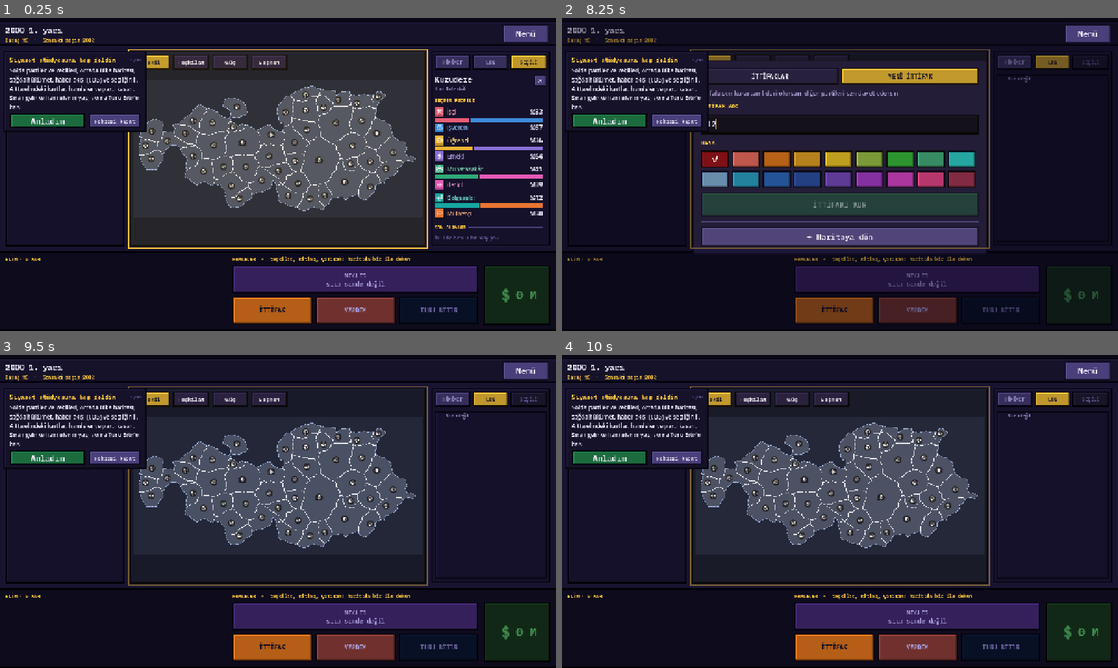
Above: before the commit, frames 1-4 (two rows, left to right).
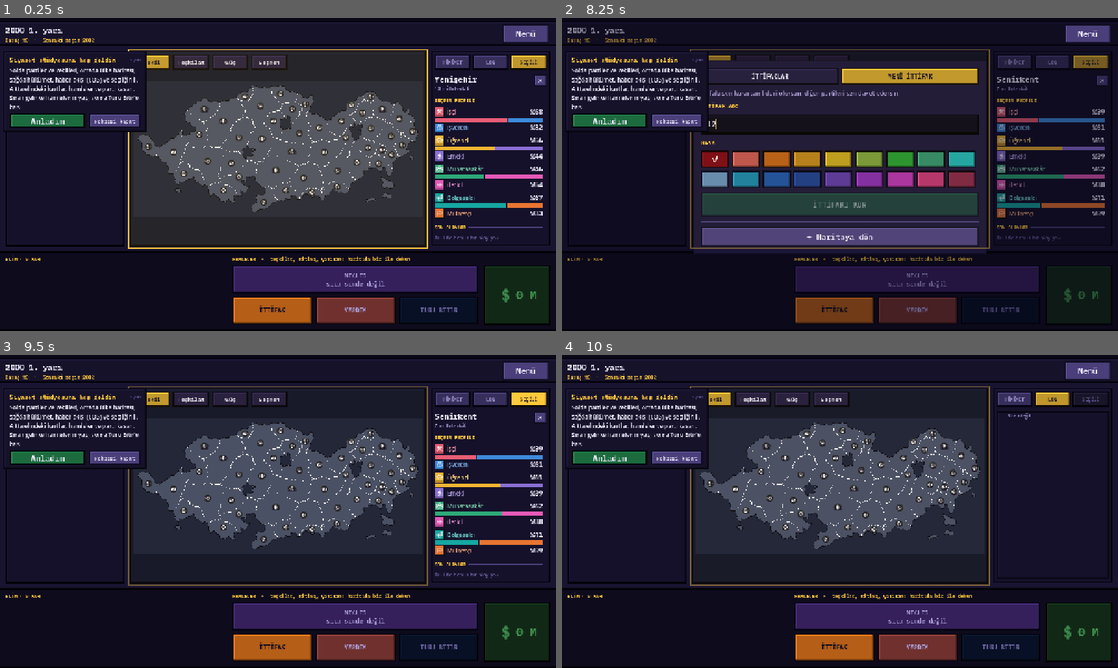
Above: after the commit, the same moments.

Repository: TriQue06/siyaset_oyunu_test_experimental
Game: Godot game, scene res://scenes/GameScreen.tscn
Same seed, same stepped clock (60 frames per second), same inputs: the game is played once before the commit and once after it. This scene is started directly instead of the project's main scene. Sound files missing from this copy of the repository are replaced by a short silence.
Inputs (mouse positions are in pixels of both pictures, inside the frame that each line leads up to):
- Up to frame 1 (0.25 s): no input
- Up to frame 2 (8.25 s): click "Menü" at 0.5 s; click "NORMAL" at 1.25 s; click "NORMAL" at 2 s; click "DEVAM ET · ESC" at 2.75 s; click "VEKİL" at 3.5 s; click "PUAN" at 4.25 s; click "HÜKÜMET" at 5 s; click "LOG" at 5.75 s; click "MECLİS sıra sende değil" at 6.5 s; click "İTTİFAK" at 7.25 s; click (840, 124) at 8.02 s; type "12" at 8.1 s
- Up to frame 3 (9.5 s): click (528, 398) at 8.75 s, where only the run after the commit has a clickable "SEÇİLİ"
- Up to frame 4 (10 s): click (1101, 417) at 9.5 s, where only the run after the commit has a clickable "✕"

The runs differ from the first frame. In frame 1, 7.5% of the frame differs, in the area x 24-98%, y 18-64%; in frame 2, 2.7%; in frame 3, 10%, in the area x 24-99%, y 12-72%; in frame 4, 7.1%.

Commit message:
Sürüm 0.0.262: ülke haritası gerçek seçim haritaları tarzında
Referans: Türkiye 2023, İspanya 2023 ve Yunanistan 2023 seçim haritaları.
- Daha ince hücreler (6 birim), az yumuşatma ve iki ölçekli kıvrım: sınırlar
  köşeli ve kırışık, yuvarlak kabarcık değil.
- Tohum yoğunluğu alanı: kıyıda ve haritanın bir yakasında küçük, içerde ve
  öbür yakada büyük iller; arazi gürültüsüyle uzamış şekiller.
- İç kesimlerde göller; küçük adalar en yakın ile bağlanır, büyük adalar il.
- Çizim: ince beyaz il sınırı, ince koyu kıyı (açık mavi kıyı parıltısı yok).
- Üçgenleme önbelleği: üretimden sonra çizim ~35 ms; toplam ~0,5 sn.

Co-Authored-By: Claude Opus 5.5 <noreply@anthropic.com>

Diff:
--- a/siyaset-oyunu/project.godot
+++ b/siyaset-oyunu/project.godot
@@ -11,7 +11,7 @@
 [application]
 
 config/name="Siyaset Oyunu"
-config/version="0.0.261"
+config/version="0.0.262"
 run/main_scene="res://scenes/Lobby.tscn"
 config/quit_on_go_back=false
 config/features=PackedStringArray("4.7", "Forward Plus")
--- a/siyaset-oyunu/scripts/country_generator.gd
+++ b/siyaset-oyunu/scripts/country_generator.gd
@@ -6,16 +6,19 @@
 ## YÖNTEM (Azgaar tarzı):
 ##   1. Harita binlerce küçük hücreye bölünür: sarsılmış ızgara noktaları ve
 ##      onların Voronoi hücreleri (Delaunay üçgenlemesinin çevrel merkezleri).
-##   2. Kara: gürültü (fbm) + eliptik düşüş + birkaç yarımada tümseği; eşik,
-##      karanın payı LAND_FRACTION olacak şekilde seçilir. En büyük kara
-##      parçası ve yeterince büyük adalar kalır, göller doldurulur.
-##   3. İller: dengeli dağılmış tohum hücrelerden çok kaynaklı Dijkstra ile
-##      büyür. Kenar maliyeti "sırt" gürültüsüyle artar: sınırlar dağ sırtı ve
-##      vadi gibi doğal çizgilere oturur; her tohumun kendi hızı il boylarını
-##      çeşitlendirir (büyükşehirler küçük, kırsal büyük).
-##   4. Çizim (geometry): hücre köşelerinden sınırda olanlar, iki komşusunun
-##      ortalamasına doğru birkaç kez çekilir (kavşaklar sabit). İki il AYNI
-##      köşeleri paylaştığı için yumuşatılmış sınırlar yine kusursuz oturur.
+##   2. Kara: gürültü (fbm) + eliptik düşüş + birkaç yarımada tümseği + ince
+##      kıyı gürültüsü; eşik, karanın payı LAND_FRACTION olacak şekilde seçilir.
+##      Küçük adacıklar en yakın ile bağlanır, büyük adalar kendi ilidir; iç
+##      kesimlere birkaç GÖL oyulur.
+##   3. İller: tohumlar bir YOĞUNLUK alanına göre dağılır (kıyıda ve haritanın
+##      bir yakasında sık: küçük iller; içerde ve öbür yakada seyrek: büyük
+##      iller, Türkiye'nin batısı / doğusu gibi). Çok kaynaklı Dijkstra ile
+##      büyürler; kenar maliyeti "sırt" ve "arazi" gürültüsüyle değişir:
+##      sınırlar doğal çizgilere oturur, iller vadiler boyunca uzar.
+##   4. Çizim (geometry): sınır köşeleri hafifçe yumuşatılır, sonra iki ölçekli
+##      gürültüyle kıvrılır (orta: köşeli kıvrımlar, ince: kırışık doku; gerçek
+##      seçim haritalarındaki gibi). İki il AYNI köşeleri paylaştığı için sınırlar
+##      yine kusursuz oturur.
 ##
 ## AĞDA GİDEN VERİ: noktalar (0,01'e yuvarlanmış), her noktanın ili (-1 deniz)
 ## ve il listesi. Üçgenleme ve yumuşatma herkesin cihazında aynı girdiden,
@@ -26,7 +29,7 @@
 const HEIGHT := 410.0
 ## Küçük hücrelerin aralığı (harita birimi). Küçüldükçe sınırlar incelir ama
 ## üretim ve çizim yavaşlar.
-const SPACING := 8.0
+const SPACING := 6.0
 ## Kenar payı: bu kadar hücre ülkeye ait olamaz (deniz çerçevesi).
 const MARGIN_CELLS := 3
 const LAND_FRACTION := 0.5
@@ -34,12 +37,19 @@
 const CROP_PAD := SPACING * 2.5
 ## Varsayılan il sayısı (province_scale 1); eski altıgen haritayla aynı ölçek.
 const PROVINCES := 46
-const MIN_PROVINCE_CELLS := 12
-const MIN_ISLAND_CELLS := 45
+const MIN_PROVINCE_CELLS := 20
+## Bu kadar hücreden büyük ada kendi ilidir; daha küçükleri en yakın ile bağlanır.
+const MIN_ISLAND_CELLS := 160
+## Bundan küçük adacıklar silinir.
+const MIN_ISLET_CELLS := 3
+## İç kesimlere oyulan göllerin sayısı ve boyu (hücre).
+const LAKES := Vector2i(1, 3)
+const LAKE_CELLS := Vector2i(12, 45)
 const METRO_COUNT := 5
-const SMOOTH_ITERATIONS := 6
-## Sınır kıvrımlarının genliği (harita birimi).
-const WIGGLE := 3.2
+const SMOOTH_ITERATIONS := 2
+## Sınır kıvrımlarının genliği (harita birimi): orta ölçek ve ince kırışıklık.
+const WIGGLE := 2.4
+const FINE_WIGGLE := 0.75
 const VOTERS_PER_SEAT := 100000
 
 static func generate(seed_value: int, province_scale: float = 1.0, seat_total: int = 300) -> Dictionary:
@@ -48,10 +58,11 @@
 	var points := _points(rng)
 	var topo := topology(points)
 	var land := _land(points, topo, rng)
+	var open_sea := _open_sea(points, land, topo)
 	var count := maxi(6, int(roundf(PROVINCES / maxf(0.25, province_scale))))
-	var labels := _grow(points, topo, land, count, rng)
+	var labels := _grow(points, topo, land, open_sea, count, rng)
 	count = _compact(labels, points)
-	var coastal := _coastal(labels, topo, count)
+	var coastal := _coastal(labels, topo, count, open_sea)
 	var population := _population(points, topo, labels, count, rng)
 	var seats := HexGridGenerator._allocate_seats(population, seat_total)
 	var names := _names(points, labels, count, coastal, population, rng)
@@ -72,9 +83,21 @@
 			box = box.expand(points[i])
 	box = box.grow(CROP_PAD)
 	var flat: Array = []
+	var shifted := PackedVector2Array()
 	for p in points:
-		flat.append(snappedf(p.x - box.position.x, 0.01))
-		flat.append(snappedf(p.y - box.position.y, 0.01))
+		var q := Vector2(snappedf(p.x - box.position.x, 0.01), snappedf(p.y - box.position.y, 0.01))
+		flat.append(q.x)
+		flat.append(q.y)
+		shifted.append(q)
+	# Üçgenleme kaydırmayla değişmez: çizim (geometry) aynı haritayı yeniden
+	# üçgenlemesin diye önbellek kırpılmış koordinatlara taşınır.
+	var moved := topo.duplicate()
+	var centers: PackedVector2Array = (topo["centers"] as PackedVector2Array).duplicate()
+	for t in centers.size():
+		centers[t] -= box.position
+	moved["centers"] = centers
+	_topo_cache_points = shifted
+	_topo_cache = moved
 	return {"kind": KIND, "seed": seed_value, "width": ceilf(box.size.x), "height": ceilf(box.size.y), "points": flat,
 		"labels": Array(labels), "regions": regions}
 
@@ -100,12 +123,26 @@
 ##   adj      : Array[PackedInt32Array], nokta -> komşu noktalar
 ##   ptris    : Array[PackedInt32Array], nokta -> üçgenler (açıya göre sıralı)
 ##   edge_tris: Dictionary, a * n + b (a < b) -> Vector2i(t1, t2) (t2 = -1: dış kenar)
+static var _topo_cache_points := PackedVector2Array()
+static var _topo_cache: Dictionary = {}
+
 static func topology(points: PackedVector2Array) -> Dictionary:
+	# Aynı noktalar (üretimden hemen sonra çizim) için yeniden hesaplanmaz.
+	if not _topo_cache.is_empty() and points == _topo_cache_points:
+		return _topo_cache
+	var topo := _topology(points)
+	_topo_cache_points = points
+	_topo_cache = topo
+	return topo
+
+static func _topology(points: PackedVector2Array) -> Dictionary:
 	var n := points.size()
 	var tris := Geometry2D.triangulate_delaunay(points)
 	var tcount := tris.size() / 3
 	var centers := PackedVector2Array()
 	centers.resize(tcount)
+	var mids := PackedVector2Array()  # üçgen ağırlık merkezleri (halka sırası)
+	mids.resize(tcount)
 	var adj_sets: Array = []
 	var ptris: Array = []
 	for i in n:
@@ -121,6 +158,7 @@
 		var mid := (points[a] + points[b] + points[c]) / 3.0
 		var cc := _circumcenter(points[a], points[b], points[c])
 		centers[t] = cc if cc.distance_to(mid) < SPACING * 0.75 else mid
+		mids[t] = mid
 		for pair in [[a, b], [b, c], [c, a]]:
 			var u: int = mini(pair[0], pair[1])
 			var v: int = maxi(pair[0], pair[1])
@@ -140,8 +178,22 @@
 		# Halka sırası üçgenlerin AĞIRLIK merkezinin açısıyla (çevrel merkez
 		# üçgenin dışına düşebilir ve sırayı bozar; ağırlık merkezi bozmaz).
 		var origin := points[i]
-		var sorted: Array = ptris[i]
-		sorted.sort_custom(func(x, y): return (_centroid(points, tris, x) - origin).angle() < (_centroid(points, tris, y) - origin).angle())
+		var ring: Array = ptris[i]
+		# Küçük halka: açılar bir kez hesaplanır, araya sokarak sıralanır.
+		var angles: Array = []
+		for t in ring:
+			angles.append((mids[int(t)] - origin).angle())
+		for x in range(1, ring.size()):
+			var key_t: int = ring[x]
+			var key_a: float = angles[x]
+			var y := x - 1
+			while y >= 0 and float(angles[y]) > key_a:
+				ring[y + 1] = ring[y]
+				angles[y + 1] = angles[y]
+				y -= 1
+			ring[y + 1] = key_t
+			angles[y + 1] = key_a
+		var sorted := ring
 		ptris[i] = PackedInt32Array(sorted)
 	return {"tris": tris, "centers": centers, "adj": adj, "ptris": ptris, "edge_tris": edge_tris, "n": n}
 
@@ -170,8 +222,11 @@
 	noise.seed = rng.randi()
 	noise.noise_type = FastNoiseLite.TYPE_SIMPLEX_SMOOTH
 	noise.fractal_type = FastNoiseLite.FRACTAL_FBM
-	noise.fractal_octaves = 5
+	noise.fractal_octaves = 6
 	noise.frequency = 0.0055
+	var crinkle := FastNoiseLite.new()
+	crinkle.seed = rng.randi()
+	crinkle.frequency = 0.045
 	var warp := FastNoiseLite.new()
 	warp.seed = rng.randi()
 	warp.frequency = 0.004
@@ -193,7 +248,7 @@
 			continue
 		var q := p + Vector2(warp.get_noise_2d(p.x, p.y), warp.get_noise_2d(p.x + 913.0, p.y - 377.0)) * 60.0
 		var d := ((q - center) / radius).length()
-		var h := (1.0 - d) + noise.get_noise_2d(p.x, p.y) * 0.75
+		var h := (1.0 - d) + noise.get_noise_2d(p.x, p.y) * 0.75 + crinkle.get_noise_2d(p.x, p.y) * 0.07
 		for bump in bumps:
 			var dist: float = (p - (bump[0] as Vector2)).length()
 			h += float(bump[2]) * exp(-(dist * dist) / (2.0 * float(bump[1]) * float(bump[1])))
@@ -208,12 +263,10 @@
 	land.resize(n)
 	for i in n:
 		land[i] = 1 if height[i] > threshold else 0
-	# Kara parçaları: en büyüğü ve büyük adalar kalır.
-	var comps := _components(land, 1, topo)
-	comps.sort_custom(func(a, b): return a.size() > b.size())
-	for k in comps.size():
-		if k > 0 and (comps[k] as Array).size() < MIN_ISLAND_CELLS:
-			for i in comps[k]:
+	# Adacıklar: çok küçükleri silinir (kalanlar bir ile bağlanır, bkz. _grow).
+	for comp in _components(land, 1, topo):
+		if (comp as Array).size() < MIN_ISLET_CELLS:
+			for i in comp:
 				land[i] = 0
 	# Göller: dış denize bağlı olmayan su doldurulur.
 	for comp in _components(land, 0, topo):
@@ -225,7 +278,85 @@
 		if not open:
 			for i in comp:
 				land[i] = 1
+	_carve_lakes(points, land, topo, rng)
 	return land
+
+## İç kesimlere gürültülü kıyılı birkaç göl oyulur (denizden uzak hücrelerden
+## büyür; göl kıyısı da ince koyu çizgiyle çizilir).
+static func _carve_lakes(points: PackedVector2Array, land: PackedByteArray, topo: Dictionary, rng: RandomNumberGenerator) -> void:
+	var depth := _coast_depth(land, topo)
+	var deep: Array = []
+	for i in land.size():
+		if land[i] == 1 and depth[i] >= 7:
+			deep.append(i)
+	if deep.is_empty():
+		return
+	var noise := FastNoiseLite.new()
+	noise.seed = rng.randi()
+	noise.frequency = 0.08
+	for _k in rng.randi_range(LAKES.x, LAKES.y):
+		var start: int = deep[rng.randi_range(0, deep.size() - 1)]
+		if land[start] == 0:
+			continue
+		var target := rng.randi_range(LAKE_CELLS.x, LAKE_CELLS.y)
+		var lake: Array = [start]
+		var seen := {start: true}
+		var frontier: Array = [start]
+		while lake.size() < target and not frontier.is_empty():
+			# Gürültüsü en düşük sınır hücresi göle katılır: kıyı girintili olur.
+			var best := 0
+			var best_v := INF
+			for k in frontier.size():
+				var p := points[int(frontier[k])]
+				var v := noise.get_noise_2d(p.x, p.y) * 0.6 + p.distance_to(points[start]) * 0.035
+				if v < best_v:
+					best_v = v
+					best = k
+			var cur: int = frontier[best]
+			frontier.remove_at(best)
+			if cur != start:
+				lake.append(cur)
+			for nb in (topo["adj"][cur] as PackedInt32Array):
+				if not seen.has(nb) and land[nb] == 1 and depth[nb] >= 4:
+					seen[nb] = true
+					frontier.append(nb)
+		for i in lake:
+			land[i] = 0
+
+## Kara hücrelerinin suya uzaklığı (hücre adımı; su 0).
+static func _coast_depth(land: PackedByteArray, topo: Dictionary) -> PackedInt32Array:
+	var depth := PackedInt32Array()
+	depth.resize(land.size())
+	depth.fill(-1)
+	var queue: Array = []
+	for i in land.size():
+		if land[i] == 0:
+			depth[i] = 0
+			queue.append(i)
+	var head := 0
+	while head < queue.size():
+		var cur: int = queue[head]
+		head += 1
+		for nb in (topo["adj"][cur] as PackedInt32Array):
+			if depth[nb] < 0:
+				depth[nb] = depth[cur] + 1
+				queue.append(nb)
+	return depth
+
+## Açık deniz (çerçeveye bağlı su); göller değil.
+static func _open_sea(points: PackedVector2Array, land: PackedByteArray, topo: Dictionary) -> PackedByteArray:
+	var out := PackedByteArray()
+	out.resize(land.size())
+	for comp in _components(land, 0, topo):
+		var open := false
+		for i in comp:
+			if not _inside(points[i]):
+				open = true
+				break
+		if open:
+			for i in comp:
+				out[i] = 1
+	return out
 
 static func _components(land: PackedByteArray, value: int, topo: Dictionary) -> Array:
 	var seen := PackedByteArray()
@@ -249,36 +380,56 @@
 
 # --- 3. İller ---------------------------------------------------------------------
 
-static func _grow(points: PackedVector2Array, topo: Dictionary, land: PackedByteArray, count: int, rng: RandomNumberGenerator) -> PackedInt32Array:
+static func _grow(points: PackedVector2Array, topo: Dictionary, land: PackedByteArray, open_sea: PackedByteArray, count: int, rng: RandomNumberGenerator) -> PackedInt32Array:
 	var n := points.size()
 	var labels := PackedInt32Array()
 	labels.resize(n)
 	labels.fill(-1)
-	var land_cells: Array = []
-	for i in n:
-		if land[i] == 1:
-			land_cells.append(i)
-	# Her kara parçasına (ada) en az bir tohum; kalanlar en iyi aday yöntemiyle
-	# (rastgele adaylardan mevcut tohumlara en uzak olanı) dengeli dağılır.
-	var seeds: Array = []
+	# Kara parçaları: ana kara ve büyük adalar tohum alır; küçük adalar sonra
+	# en yakın ile bağlanır.
 	var comps := _components(land, 1, topo)
 	comps.sort_custom(func(a, b): return a.size() > b.size())
-	for comp in comps:
+	var seeded: Array = []
+	var seeded_cells := 0
+	for k in comps.size():
+		if k == 0 or (comps[k] as Array).size() >= MIN_ISLAND_CELLS:
+			seeded.append(comps[k])
+			seeded_cells += (comps[k] as Array).size()
+	# YOĞUNLUK: kıyıda ve haritanın bir yakasında sık tohum (küçük iller).
+	var depth := _coast_depth(land, topo)
+	var axis := Vector2.from_angle(rng.randf() * TAU)
+	var dense_noise := FastNoiseLite.new()
+	dense_noise.seed = rng.randi()
+	dense_noise.frequency = 0.006
+	var density := PackedFloat32Array()
+	density.resize(n)
+	for i in n:
+		if land[i] == 0:
+			continue
+		var p := points[i]
+		var along := ((p - Vector2(WIDTH, HEIGHT) * 0.5).dot(axis) / (WIDTH * 0.5) + 1.0) * 0.5
+		var shore := 0.55 * exp(-float(maxi(0, depth[i] - 1)) / 5.0) if open_sea.size() > 0 else 0.0
+		density[i] = (0.75 + 0.75 * clampf(along, 0.0, 1.0)) * (1.0 + shore) * (0.85 + 0.3 * (dense_noise.get_noise_2d(p.x, p.y) + 1.0) * 0.5)
+	var seeds: Array = []
+	for comp in seeded:
 		var arr: Array = comp
-		var share := maxi(1, int(roundf(float(count) * arr.size() / land_cells.size())))
+		var share := maxi(1, int(roundf(float(count) * arr.size() / seeded_cells)))
 		for k in share:
-			seeds.append(_best_candidate(arr, seeds, points, rng))
-	var noise := FastNoiseLite.new()
-	noise.seed = rng.randi()
-	noise.noise_type = FastNoiseLite.TYPE_SIMPLEX_SMOOTH
-	noise.fractal_type = FastNoiseLite.FRACTAL_RIDGED
-	noise.fractal_octaves = 3
-	noise.frequency = 0.012
+			seeds.append(_best_candidate(arr, seeds, points, density, rng))
+	var ridge_noise := FastNoiseLite.new()
+	ridge_noise.seed = rng.randi()
+	ridge_noise.noise_type = FastNoiseLite.TYPE_SIMPLEX_SMOOTH
+	ridge_noise.fractal_type = FastNoiseLite.FRACTAL_RIDGED
+	ridge_noise.fractal_octaves = 3
+	ridge_noise.frequency = 0.011
+	# ARAZİ: büyük ölçekli düz ova / engebe; iller ovalarda uzar.
+	var terrain := FastNoiseLite.new()
+	terrain.seed = rng.randi()
+	terrain.fractal_octaves = 3
+	terrain.frequency = 0.008
 	var speed: Array = []
 	for k in seeds.size():
-		speed.append(rng.randf_range(0.75, 1.35))
-	for k in mini(3, seeds.size()):
-		speed[rng.randi_range(0, seeds.size() - 1)] = 0.6  # büyükşehir: küçük il
+		speed.append(rng.randf_range(0.7, 1.45) / sqrt(density[int(seeds[k])]))
 	var dist := PackedFloat32Array()
 	dist.resize(n)
 	dist.fill(INF)
@@ -299,25 +450,48 @@
 			if land[nb] == 0:
 				continue
 			var mid := (points[cur] + points[nb]) * 0.5
-			var ridge := (noise.get_noise_2d(mid.x, mid.y) + 1.0) * 0.5
-			var step := points[cur].distance_to(points[nb]) * (0.55 + 2.2 * ridge * ridge) / float(speed[lab])
+			var ridge := (ridge_noise.get_noise_2d(mid.x, mid.y) + 1.0) * 0.5
+			var rough := 0.55 + 0.9 * (terrain.get_noise_2d(mid.x, mid.y) + 1.0) * 0.5
+			var step := points[cur].distance_to(points[nb]) * (0.4 + 2.8 * ridge * ridge * ridge) * rough / float(speed[lab])
 			if cost + step < dist[nb]:
 				dist[nb] = cost + step
 				labels[nb] = lab
 				heap.push(cost + step, nb)
+	_attach_islets(points, labels, land, topo)
 	_merge_small(labels, topo)
 	return labels
 
-static func _best_candidate(cells: Array, seeds: Array, points: PackedVector2Array, rng: RandomNumberGenerator) -> int:
+## Tohum almamış küçük adalar en yakın ilin parçası olur (Yunan adaları gibi).
+static func _attach_islets(points: PackedVector2Array, labels: PackedInt32Array, land: PackedByteArray, topo: Dictionary) -> void:
+	for comp in _components(land, 1, topo):
+		var arr: Array = comp
+		if labels[int(arr[0])] >= 0:
+			continue
+		var probe := points[int(arr[0])]
+		var best := -1
+		var best_d := INF
+		for i in points.size():
+			if labels[i] >= 0:
+				var d := points[i].distance_squared_to(probe)
+				if d < best_d:
+					best_d = d
+					best = labels[i]
+		for i in arr:
+			labels[int(i)] = best
+
+## En iyi aday: rastgele adaylardan mevcut tohumlara (yoğunlukla ölçeklenmiş)
+## uzaklığı en büyük olan. Yoğun yerde aynı uzaklık "daha uzak" sayılır.
+static func _best_candidate(cells: Array, seeds: Array, points: PackedVector2Array, density: PackedFloat32Array, rng: RandomNumberGenerator) -> int:
 	var best: int = cells[rng.randi_range(0, cells.size() - 1)]
 	if seeds.is_empty():
 		return best
 	var best_d := -1.0
-	for _k in 14:
+	for _k in 16:
 		var c: int = cells[rng.randi_range(0, cells.size() - 1)]
 		var d := INF
 		for s in seeds:
 			d = minf(d, points[c].distance_squared_to(points[int(s)]))
+		d *= density[c] * density[c]
 		if d > best_d:
 			best_d = d
 			best = c
@@ -378,7 +552,7 @@
 			labels[i] = int(remap[labels[i]])
 	return order.size()
 
-static func _coastal(labels: PackedInt32Array, topo: Dictionary, count: int) -> Array:
+static func _coastal(labels: PackedInt32Array, topo: Dictionary, count: int, open_sea: PackedByteArray) -> Array:
 	var out: Array = []
 	out.resize(count)
 	out.fill(false)
@@ -387,7 +561,7 @@
 		if v < 0 or out[v]:
 			continue
 		for nb in (topo["adj"][i] as PackedInt32Array):
-			if labels[nb] < 0:
+			if labels[nb] < 0 and open_sea[nb] == 1:
 				out[v] = true
 				break
 	return out
@@ -537,10 +711,14 @@
 	wiggle.noise_type = FastNoiseLite.TYPE_SIMPLEX_SMOOTH
 	wiggle.fractal_type = FastNoiseLite.FRACTAL_FBM
 	wiggle.fractal_octaves = 2
-	wiggle.frequency = 0.05
+	wiggle.frequency = 0.04
+	var fine := FastNoiseLite.new()
+	fine.seed = int(map_data.get("seed", 0)) + 7
+	fine.frequency = 0.22
 	for t in chain.keys():
 		var c := centers[t]
-		centers[t] = c + Vector2(wiggle.get_noise_2d(c.x, c.y), wiggle.get_noise_2d(c.x + 517.0, c.y - 311.0)) * WIGGLE
+		centers[t] = c + Vector2(wiggle.get_noise_2d(c.x, c.y), wiggle.get_noise_2d(c.x + 517.0, c.y - 311.0)) * WIGGLE \
+			+ Vector2(fine.get_noise_2d(c.x, c.y), fine.get_noise_2d(c.x - 211.0, c.y + 97.0)) * FINE_WIGGLE
 	# Dolgu: her kara hücresinin çokgeni üçgenlenir (köşeler oynadığı için hücre
 	# içbükey olabilir; yelpaze taşıp boşluk bırakırdı).
 	var fills: Array = []
@@ -647,6 +825,30 @@
 		out.append(points[int(best[r])] if int(best[r]) >= 0 else Vector2.ZERO)
 	return out
 
+## İlin ANA KARA parçası sayısı (başka bir ile değen parçalar; adalar sayılmaz).
+## Yapboz denetimi: her il için 1 olmalı (testler ve önizleme).
+static func mainland_parts(labels: PackedInt32Array, topo: Dictionary, region: int) -> int:
+	var seen := {}
+	var parts := 0
+	for start in labels.size():
+		if labels[start] != region or seen.has(start):
+			continue
+		var touches := false
+		seen[start] = true
+		var queue: Array = [start]
+		while not queue.is_empty():
+			var cur: int = queue.pop_back()
+			for nb in (topo["adj"][cur] as PackedInt32Array):
+				if labels[nb] == region:
+					if not seen.has(nb):
+						seen[nb] = true
+						queue.append(nb)
+				elif labels[nb] >= 0:
+					touches = true
+		if touches:
+			parts += 1
+	return parts
+
 ## Küçük ikili yığın (Dijkstra için): [maliyet, düğüm].
 class _Heap:
 	var keys := PackedFloat32Array()
--- a/siyaset-oyunu/scripts/province_map.gd
+++ b/siyaset-oyunu/scripts/province_map.gd
@@ -28,6 +28,11 @@
 const COAST_COLOR := Color(0.62, 0.72, 0.92, 0.8)
 const COAST_WIDTH := 1.4
 const HOVER_COLOR := Color(1, 1, 1, 0.85)
+## ÜLKE haritasının çizgileri (referans: Türkiye / İspanya seçim haritaları).
+const COUNTRY_BORDER_COLOR := Color(1, 1, 1, 0.92)
+const COUNTRY_BORDER_WIDTH := 0.9
+const COUNTRY_COAST_COLOR := Color(0.03, 0.03, 0.07, 0.95)
+const COUNTRY_COAST_WIDTH := 1.3
 
 var grid_width: int = 0
 var grid_height: int = 0
@@ -156,9 +161,10 @@
 		_edges[ids[ra]].append([a, b])
 		if rb >= 0:
 			_edges[ids[rb]].append([a, b])
+		# Seçim haritaları gibi (0.0.262): il sınırı ince beyaz, kıyı ince koyu.
 		var coast := rb < 0
-		var width := COAST_WIDTH if coast else REGION_BORDER_WIDTH
-		var color := Color.WHITE if _white_borders else (COAST_COLOR if coast else (REGION_BORDER_DARK if _dark_borders else REGION_BORDER_COLOR))
+		var width := COUNTRY_COAST_WIDTH if coast else COUNTRY_BORDER_WIDTH
+		var color := COUNTRY_COAST_COLOR if coast else (REGION_BORDER_DARK if _dark_borders else COUNTRY_BORDER_COLOR)
 		_append_segment(a, b, width, color)
 
 ## İlin tamamını tek çağrıda boyar (afet / odak parıltısı).
--- a/siyaset-oyunu/tools/country_map_preview.gd
+++ b/siyaset-oyunu/tools/country_map_preview.gd
@@ -39,7 +39,7 @@
 		for r in regions.size():
 			var tris: PackedVector2Array = geo["tris"][r]
 			var hue := fmod(float(r) * 0.618034, 1.0)
-			var color := Color.from_hsv(hue, 0.45, 0.62 + 0.18 * float(int(regions[r]["seats"]) > 8))
+			var color := Color.from_hsv(hue, 0.55, 0.78 + 0.12 * float(int(regions[r]["seats"]) > 8))
 			var indices := PackedInt32Array()
 			indices.resize(tris.size())
 			for i in tris.size():
@@ -50,7 +50,8 @@
 			RenderingServer.canvas_item_add_triangle_array(canvas.get_canvas_item(), indices, tris, colors)
 		for seg in geo["segments"]:
 			var coast: bool = int(seg[3]) < 0
-			canvas.draw_line(seg[0], seg[1], Color(0.62, 0.72, 0.92) if coast else Color(0.95, 0.95, 0.98, 0.9), (1.6 if coast else 1.1) / scale * 1.4, true)
+			# Referans seçim haritaları gibi: il sınırı ince beyaz, kıyı ince koyu.
+			canvas.draw_line(seg[0], seg[1], Color(0.04, 0.04, 0.08) if coast else Color(1, 1, 1, 0.95), (1.4 if coast else 1.0) / scale, true)
 		var font := ThemeDB.fallback_font
 		for r in regions.size():
 			var c: Vector2 = geo["centers"][r]
@@ -90,26 +91,14 @@
 					symmetric = false
 		check("komşuluk simetrik", symmetric)
 		print("  komşusuz il (ada): %d, en az vekil %d" % [lonely, min_seats])
-		# Her il tek parça mı (hücreleri bağlı mı)?
+		# Her ilin ana karası tek parça mı? (Bağlı adalar ayrı parça sayılmaz.)
 		var labels: PackedInt32Array = geo["labels"]
 		var topo := CountryGenerator.topology(geo["points"])
 		var broken := 0
 		for r in regions.size():
-			var cells: Array = []
-			for i in labels.size():
-				if labels[i] == r:
-					cells.append(i)
-			var seen := {cells[0]: true}
-			var queue: Array = [cells[0]]
-			while not queue.is_empty():
-				var cur: int = queue.pop_back()
-				for nb in (topo["adj"][cur] as PackedInt32Array):
-					if labels[nb] == r and not seen.has(nb):
-						seen[nb] = true
-						queue.append(nb)
-			if seen.size() != cells.size():
+			if CountryGenerator.mainland_parts(labels, topo, r) > 1:
 				broken += 1
-		check("her il tek parça", broken == 0, "%d parçalı il" % broken)
+		check("her ilin ana karası tek parça", broken == 0, "%d parçalı il" % broken)
 		canvas.queue_redraw()
 		await process_frame
 		await process_frame
--- a/siyaset-oyunu/tools/smoke_test_voter_groups.gd
+++ b/siyaset-oyunu/tools/smoke_test_voter_groups.gd
@@ -75,21 +75,9 @@
 	var topo := CountryGenerator.topology(geo["points"])
 	var ok_contiguous := true
 	for r in game_map.ids.size():
-		var cells: Array = []
-		for i in labels.size():
-			if labels[i] == r:
-				cells.append(i)
-		var seen := {cells[0]: true}
-		var queue: Array = [cells[0]]
-		while not queue.is_empty():
-			var cur: int = queue.pop_back()
-			for n in (topo["adj"][cur] as PackedInt32Array):
-				if not seen.has(n) and labels[n] == r:
-					seen[n] = true
-					queue.append(n)
-		if seen.size() != cells.size():
+		if CountryGenerator.mainland_parts(labels, topo, r) != 1:
 			ok_contiguous = false
-	check("her secim bolgesi tek parca", ok_contiguous)
+	check("her secim bolgesinin ana karasi tek parca (adalar baglanabilir)", ok_contiguous)
 	var total := 0
 	var min_seats := 999
 	for id in game_map.ids:
Not shown, changed: siyaset-oyunu/export_presets.cfg
